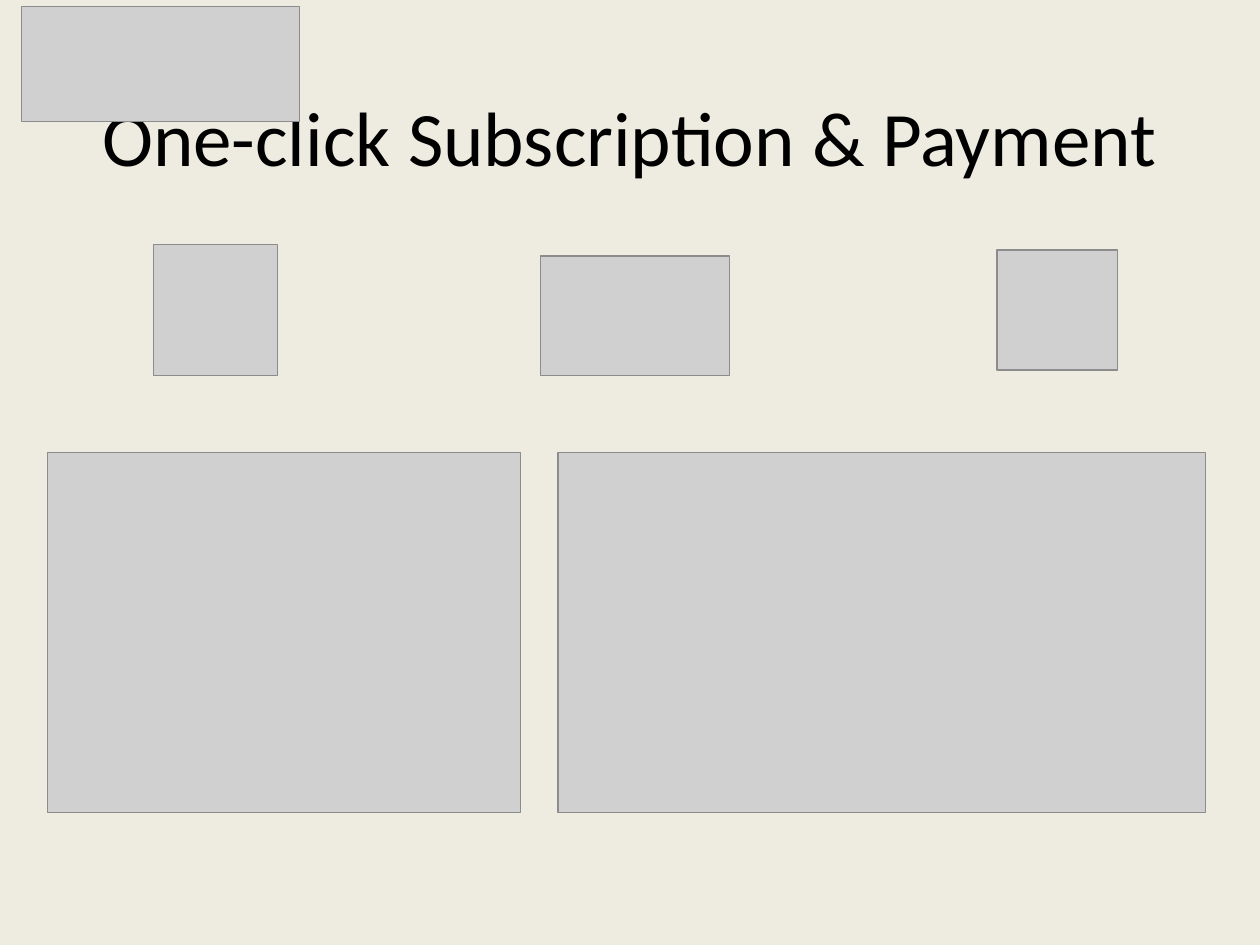
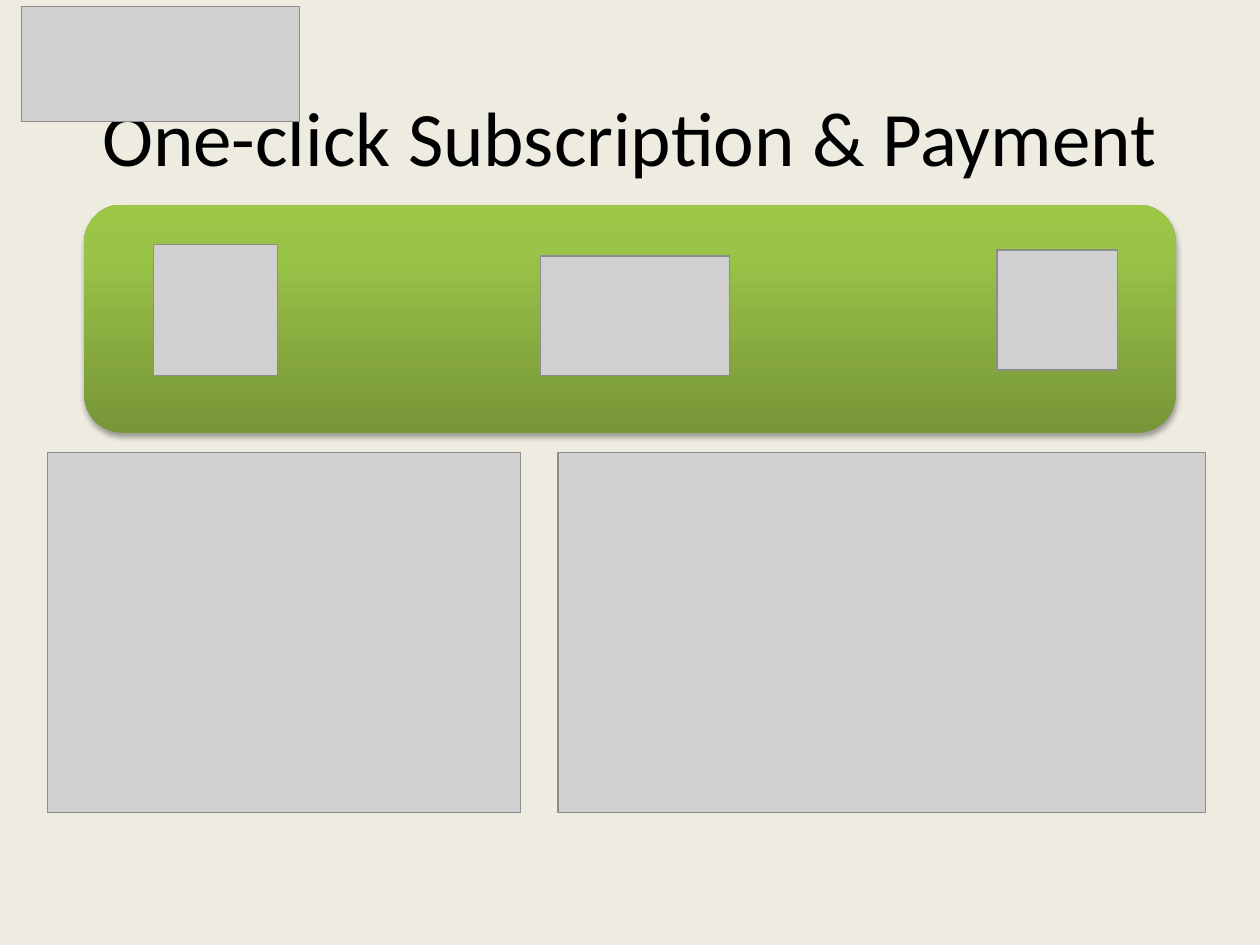
Before and after one commit to shaalin/awsHackathon2014, a slide deck: slide 5 of docs/Architecture.pptx (slide 4 before the commit). Drawn at 1260x945 pixels with LibreOffice and Linux fonts; fonts in the diff are those of the drawing; grey boxes stand for pictures. Boxes give left, top, right and bottom in pixels: in the first picture for what was removed or moved away, otherwise in the second. Text is boxed around its words. In the diff, an @@ line names an element or a change of style, - is before the commit and + after.

```diff
--- a/docs/Architecture.pptx
+++ b/docs/Architecture.pptx
@@ rounded rectangle added at (84,204,1176,432), fill gradient #779737 to #9BC348 to #9DC746 @@
```
Also in this commit, not shown: 4 other slides changed, 1 slide added, 1 slide removed.
